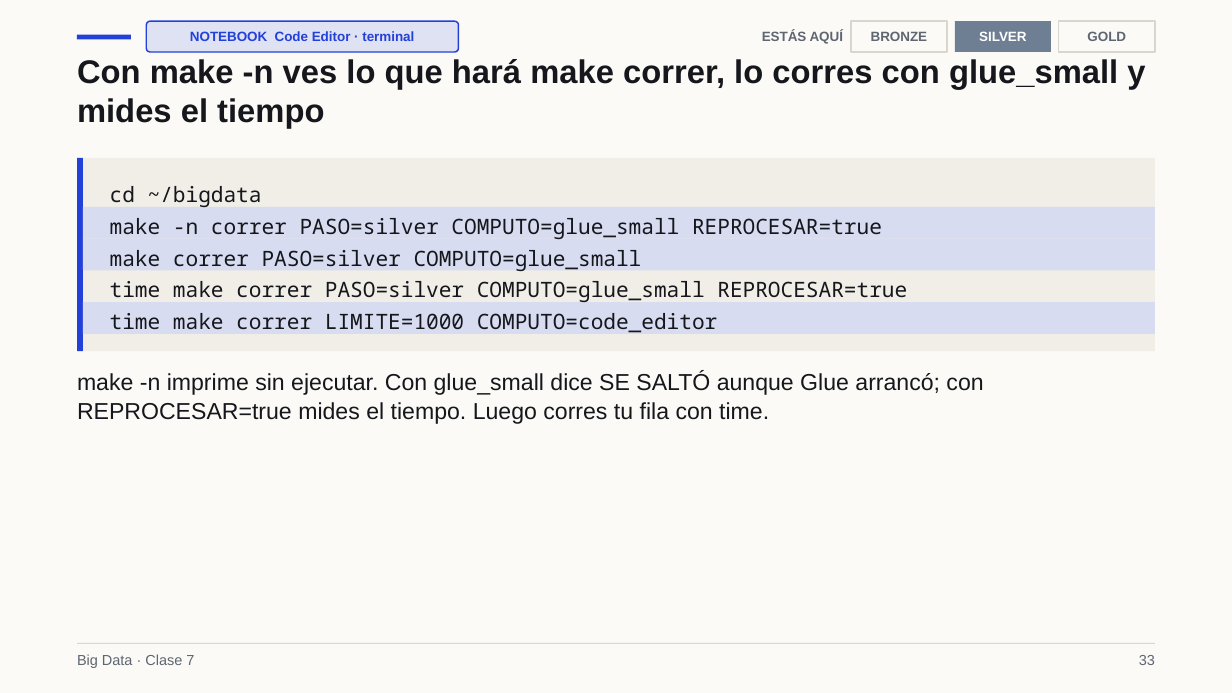
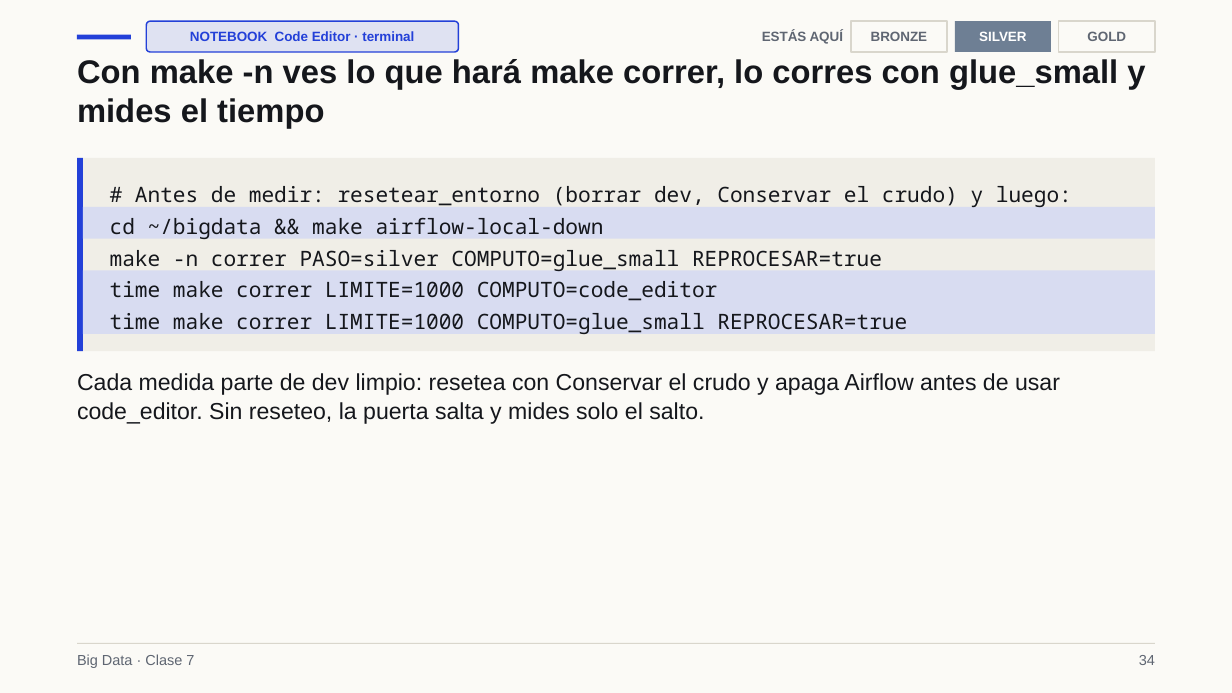
Before and after one commit to Apaezc/bigdata-udem-2026, a slide deck: slide 34 of curso/clase07/deck_corto/slides.pptx (slide 33 before the commit). Drawn at 1232x693 pixels with LibreOffice and Linux fonts; fonts in the diff are those of the drawing. Boxes give left, top, right and bottom in pixels: in the first picture for what was removed or moved away, otherwise in the second. Text is boxed around its words. In the diff, an @@ line names an element or a change of style, - is before the commit and + after.

```diff
--- a/curso/clase07/deck_corto/slides.pptx
+++ b/curso/clase07/deck_corto/slides.pptx
@@ text at (110,186,1072,240): text changed @@
-cd ~/bigdata
+# Antes de medir: resetear_entorno (borrar dev, Conservar el crudo) y luego:
+cd ~/bigdata && make airflow-local-down
@@ text at (110,250,907,303): paragraphs removed @@
-make correr PASO=silver COMPUTO=glue_small
-time make correr PASO=silver COMPUTO=glue_small REPROCESAR=true
@@ rectangle: place and size @@
-rectangle at (83,238,1155,270)
+rectangle at (83,271,1155,302)
@@ text at (110,313,907,335): paragraph added @@
+time make correr LIMITE=1000 COMPUTO=glue_small REPROCESAR=true
@@ text at (77,373,1060,424): text changed @@
-make -n imprime sin ejecutar. Con glue_small dice SE SALTÓ aunque Glue arrancó; con REPROCESAR=true mides el tiempo. Luego corres tu fila con time.
+Cada medida parte de dev limpio: resetea con Conservar el crudo y apaga Airflow antes de usar code_editor. Sin reseteo, la puerta salta y mides solo el salto.
@@ text at (1139,655,1155,665): text changed @@
-33
+34
```
Also in this commit, not shown: 11 other slides changed, 4 slides added, 4 slides removed, 16 other files.
